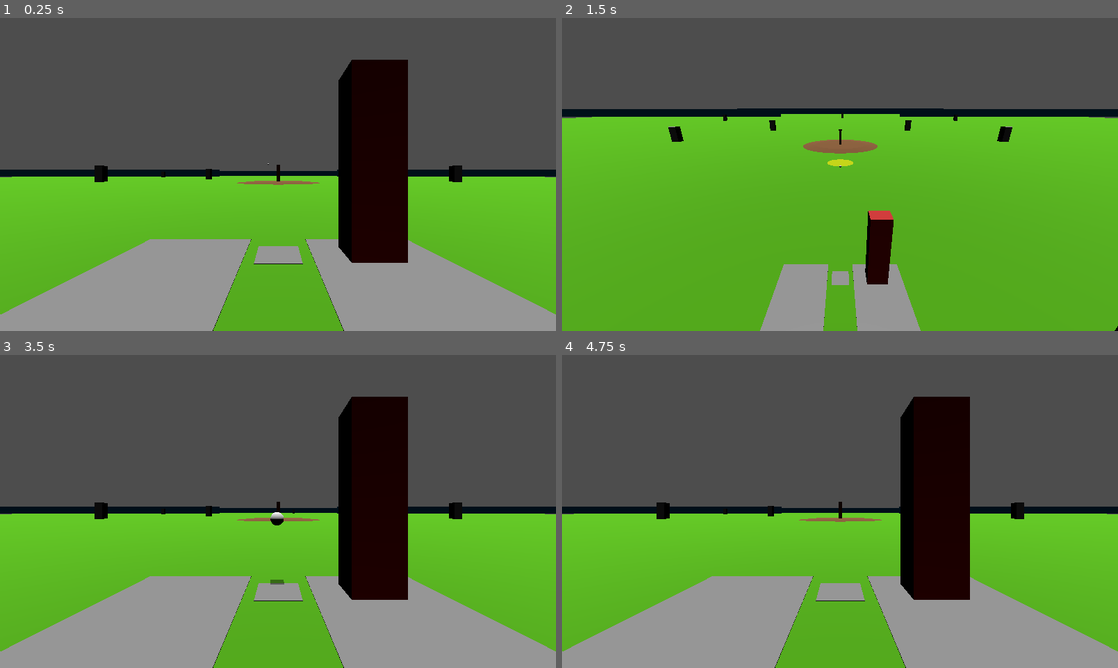
Above: before the commit, frames 1-4 (two rows, left to right).
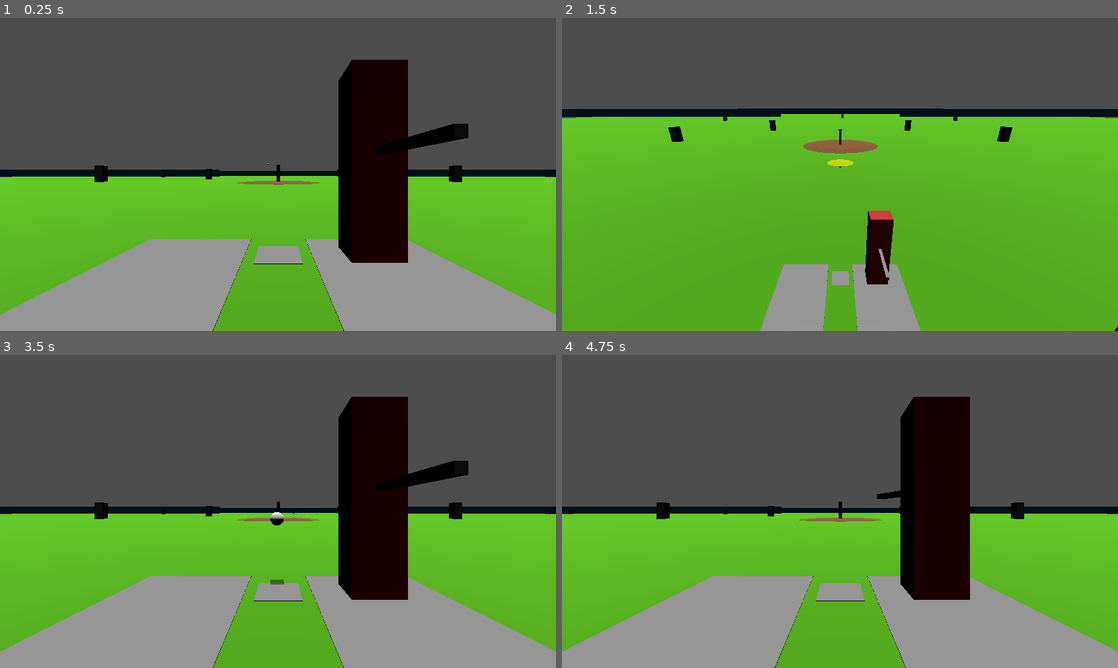
Above: after the commit, the same moments.

Repository: faintdeception/BaseballRivals_GD
Game: Godot game, scene res://gameplay/gameplay.tscn
The game is run twice, just before and just after one commit, with the same random seed, the same clock (stepped at 60 frames per second) and the same inputs. The project has no main scene, so this scene is started directly.
Inputs (mouse positions are in pixels of both pictures, inside the frame that each line leads up to):
- Up to frame 1 (0.25 s): no input
- Up to frame 2 (1.5 s): tap Enter at 0.5 s; move the mouse to (962, 158) at 0.52 s; hold D 0.53-1.25 s; tap 1 at 0.6 s; click (962, 158) at 0.67 s; tap Space at 0.77 s; drag from (728, 190) to (812, 237) at 1.27 s
- Up to frame 3 (3.5 s): move the mouse to (333, 442) at 2.02 s; hold D 2.03-2.75 s; tap 3 at 2.1 s; drag from (250, 574) to (111, 464) at 2.77 s
- Up to frame 4 (4.75 s): move the mouse to (1006, 558) at 3.52 s; hold A 3.53-4.25 s; tap Shift at 3.6 s; tap Space at 3.77, 4.25 s; drag from (673, 464) to (756, 433) at 4.27 s

The runs differ from the first frame. In frame 1, 0.5% of the frame differs, in the area x 73-85%, y 33-42%; in frame 2, less than 0.1%; in frame 3, 0.5%; in frame 4, less than 0.1%.

Commit message:
Add batter functionality and transition mechanics for gameplay

Diff:
--- a/autoloads/game_state.gd
+++ b/autoloads/game_state.gd
@@ -6,6 +6,7 @@
 var balls: int = 0
 var strikes: int = 0
 var outs: int = 0
+var current_batter_index: int = 0
 
 
 func _ready() -> void:
@@ -41,11 +42,18 @@
 		count_changed.emit(balls, strikes)
 
 
+func advance_batter():
+	current_batter_index += 1
+
+
 func _strikeout():
 	print("Strikeout")
 	# Emit before resetting so listeners can tell the at-bat ended.
 	strikeout.emit()
 	reset_count()
+	await get_tree().create_timer(1.5).timeout
+	advance_batter()
+	get_tree().change_scene_to_file("res://gameplay/ui/transition.tscn")
 
 
 func _walk():
--- a/autoloads/roster_manager.gd
+++ b/autoloads/roster_manager.gd
@@ -1,11 +1,11 @@
 extends Node
 
-
-# Called when the node enters the scene tree for the first time.
-func _ready():
-	pass # Replace with function body.
+# Autoloads have no scene, so the resources are assigned as export defaults rather than in the Inspector.
+@export var batters: Array[BatterData] = [
+	preload("res://data/batters/batter_a.tres"),
+	preload("res://data/batters/batter_b.tres"),
+]
 
 
-# Called every frame. 'delta' is the elapsed time since the previous frame.
-func _process(delta):
-	pass
+func get_batter(index: int) -> BatterData:
+	return batters[index % batters.size()]
--- /dev/null
+++ b/data/batters/batter_a.tres
@@ -0,0 +1,12 @@
+[gd_resource type="Resource" script_class="BatterData" load_steps=2 format=3 uid="uid://di3svof7ib2bo"]
+
+[ext_resource type="Script" path="res://gameplay/actors/batter_data.gd" id="1_data"]
+
+[resource]
+script = ExtResource("1_data")
+display_name = "Batter A"
+body_color = Color(0.8, 0.2, 0.2, 1)
+swing_radius_x = 0
+swing_radius_y = 0
+contact_speed = 30.0
+swing_duration = 0.15
--- /dev/null
+++ b/data/batters/batter_b.tres
@@ -0,0 +1,12 @@
+[gd_resource type="Resource" script_class="BatterData" load_steps=2 format=3 uid="uid://cuokl5upxpfsr"]
+
+[ext_resource type="Script" path="res://gameplay/actors/batter_data.gd" id="1_data"]
+
+[resource]
+script = ExtResource("1_data")
+display_name = "Batter B"
+body_color = Color(0.2, 0.4, 0.9, 1)
+swing_radius_x = 0.5
+swing_radius_y = 0.4
+contact_speed = 30.0
+swing_duration = 0.15
--- a/gameplay/actors/batter.gd
+++ b/gameplay/actors/batter.gd
@@ -2,37 +2,58 @@
 
 @export var baseball: RigidBody3D
 @export var pitcher: Node3D
-## Pitches travel toward -Z, so the swing fires when the ball's Z drops to this value.
-@export var swing_trigger_z: float = 3.0
-@export var swing_radius_x: float = 0.5
-@export var swing_radius_y: float = 0.6
-@export var contact_speed: float = 30.0
 ## Center of the contact box (home plate).
 @export var plate_position: Vector3 = Vector3.ZERO
 
+## Bat yaw in degrees: cocked back toward the catcher, then swung through the plate toward the pitcher.
+@export var bat_ready_angle: float = 90.0
+@export var bat_end_angle: float = -70.0
+@export var swing_duration: float = 0.15
+
+@onready var bat_pivot: Node3D = $BatPivot
+@onready var body_mesh: MeshInstance3D = $MeshInstance3D
+
 var has_swung: bool = false
+var swing_tween: Tween
+var data: BatterData
 
 
 func _ready():
+	data = RosterManager.get_batter(GameState.current_batter_index)
+	var mat := StandardMaterial3D.new()
+	mat.albedo_color = data.body_color
+	body_mesh.material_override = mat
 	pitcher.ball_pitched.connect(_on_ball_pitched)
+	bat_pivot.rotation_degrees.y = bat_ready_angle
 
 
 func _on_ball_pitched(_ball: RigidBody3D):
 	has_swung = false
+	if swing_tween:
+		swing_tween.kill()
+	bat_pivot.rotation_degrees.y = bat_ready_angle
+
+
+func _animate_swing():
+	if swing_tween:
+		swing_tween.kill()
+	swing_tween = create_tween()
+	swing_tween.tween_property(bat_pivot, "rotation_degrees:y", bat_end_angle, swing_duration)
 
 
 func _physics_process(_delta):
 	if has_swung or baseball.freeze or baseball.in_play:
 		return
-	if baseball.global_position.z <= swing_trigger_z:
+	if baseball.global_position.z <= data.swing_trigger_z:
 		_swing()
 
 
 func _swing():
 	has_swung = true
+	_animate_swing()
 	var offset = baseball.global_position - plate_position
-	if absf(offset.x) < swing_radius_x and offset.y >= 0.0 and offset.y <= swing_radius_y:
-		baseball.launch(Vector3(0, 0.2, 1) * contact_speed)
+	if absf(offset.x) < data.swing_radius_x and absf(offset.y - data.contact_center_y) <= data.swing_radius_y:
+		baseball.launch(Vector3(0, 0.2, 1) * data.contact_speed)
 		EventBus.ball_hit.emit(baseball)
 	else:
 		GameState.record_strike()
--- a/gameplay/actors/batter.tscn
+++ b/gameplay/actors/batter.tscn
@@ -9,9 +9,19 @@
 material = SubResource("StandardMaterial3D_batter")
 size = Vector3(0.5, 1.8, 0.4)
 
+[sub_resource type="BoxMesh" id="BoxMesh_bat"]
+size = Vector3(1, 0.07, 0.07)
+
 [node name="Batter" type="Node3D"]
 script = ExtResource("1_batter")
 
 [node name="MeshInstance3D" type="MeshInstance3D" parent="."]
 transform = Transform3D(1, 0, 0, 0, 1, 0, 0, 0, 1, 0, 0.9, 0)
 mesh = SubResource("BoxMesh_batter")
+
+[node name="BatPivot" type="Node3D" parent="."]
+transform = Transform3D(1, 0, 0, 0, 1, 0, 0, 0, 1, 0, 1, 0)
+
+[node name="Bat" type="MeshInstance3D" parent="BatPivot"]
+transform = Transform3D(1, 0, 0, 0, 1, 0, 0, 0, 1, 0.5, 0, 0)
+mesh = SubResource("BoxMesh_bat")
--- /dev/null
+++ b/gameplay/actors/batter_data.gd
@@ -0,0 +1,12 @@
+class_name BatterData
+extends Resource
+
+@export var display_name: String
+@export var jersey_number: int
+@export var body_color: Color
+@export var swing_radius_x: float
+@export var swing_radius_y: float
+## Y of the contact box center, relative to home plate.
+@export var contact_center_y: float
+@export var contact_speed: float
+@export var swing_trigger_z: float
--- /dev/null
+++ b/gameplay/ui/transition.gd
@@ -0,0 +1,6 @@
+extends CanvasLayer
+
+
+func _ready() -> void:
+	await get_tree().create_timer(1.0).timeout
+	get_tree().change_scene_to_file("res://gameplay/gameplay.tscn")
--- /dev/null
+++ b/gameplay/ui/transition.tscn
@@ -0,0 +1,14 @@
+[gd_scene load_steps=2 format=3]
+
+[ext_resource type="Script" path="res://gameplay/ui/transition.gd" id="1_trans"]
+
+[node name="Transition" type="CanvasLayer"]
+script = ExtResource("1_trans")
+
+[node name="ColorRect" type="ColorRect" parent="."]
+anchors_preset = 15
+anchor_right = 1.0
+anchor_bottom = 1.0
+grow_horizontal = 2
+grow_vertical = 2
+color = Color(0, 0, 0, 1)
Not shown: 1 places in gameplay/actors/batter.tscn that only renumber resources
